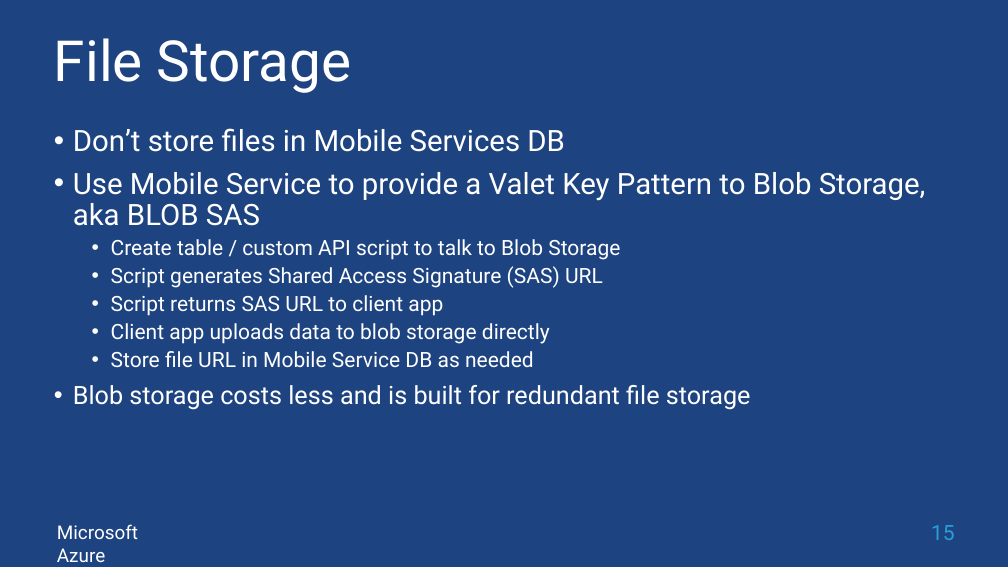
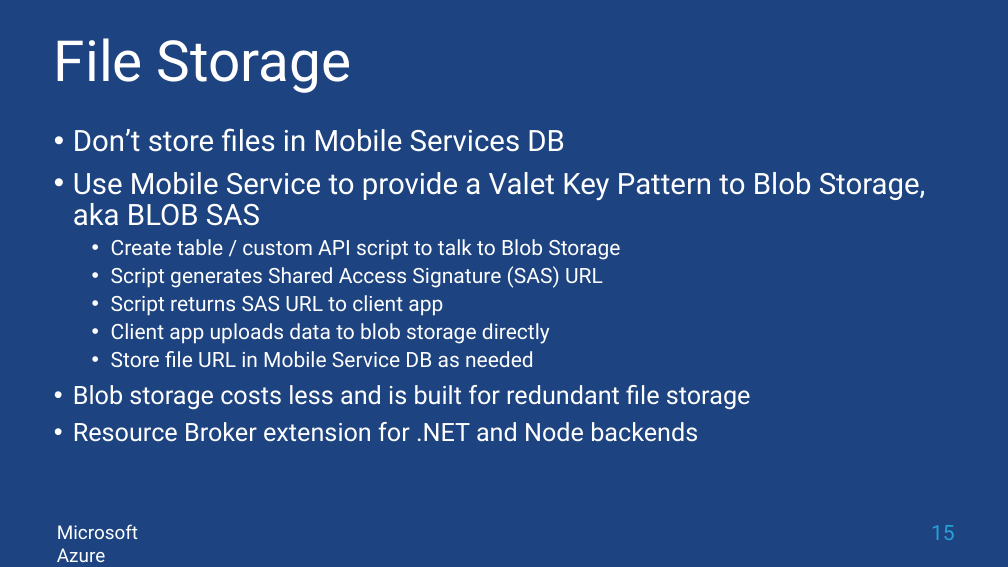
Before and after one commit to sack212/BasicAzureCamp, a slide deck: slide 15 of Mobile/Mobile.pptx. Drawn at 1008x567 pixels with LibreOffice and Linux fonts; fonts in the diff are those of the drawing; background and template pictures are left out. Boxes give left, top, right and bottom in pixels: in the first picture for what was removed or moved away, otherwise in the second. Text is boxed around its words. In the diff, an @@ line names an element or a change of style, - is before the commit and + after.

Commit message:
Updated Mobile deck: offline sync, script source control, resource broker

```diff
--- a/Mobile/Mobile.pptx
+++ b/Mobile/Mobile.pptx
@@ text at <box>73,422,698,442</box>: paragraph added @@
+• Resource Broker extension for .NET and Node backends
```
Also in this commit, not shown: 1 other slide changed, 3 slides added, 1 other file.
